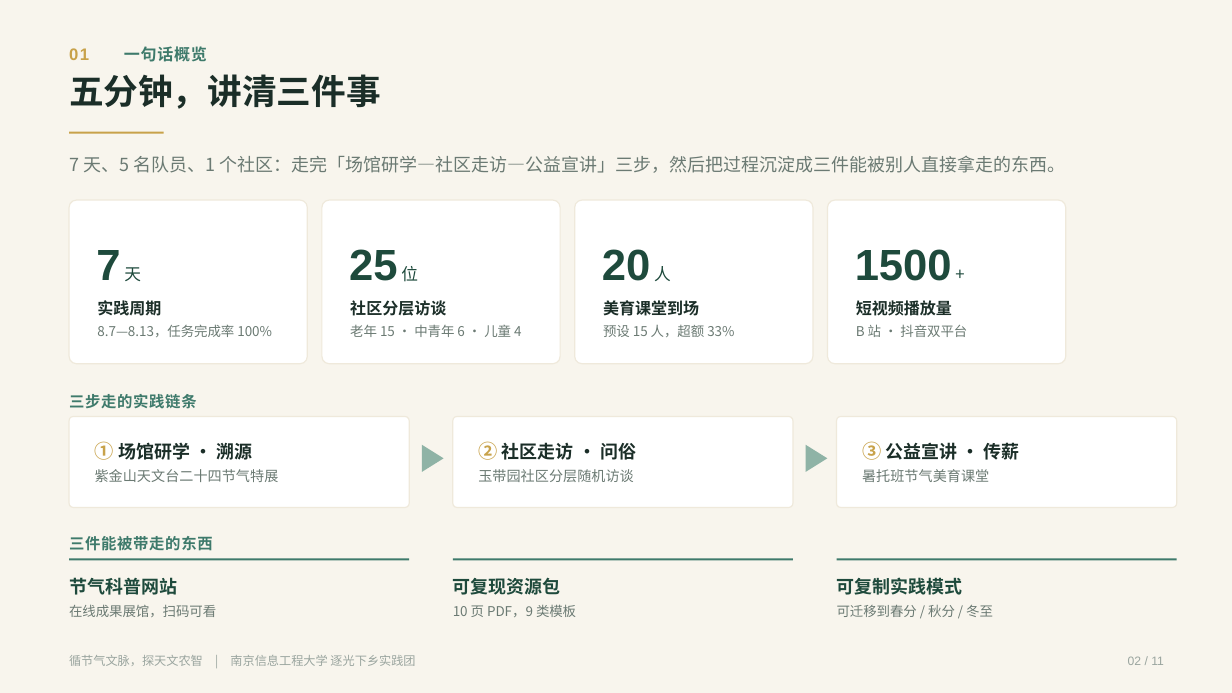
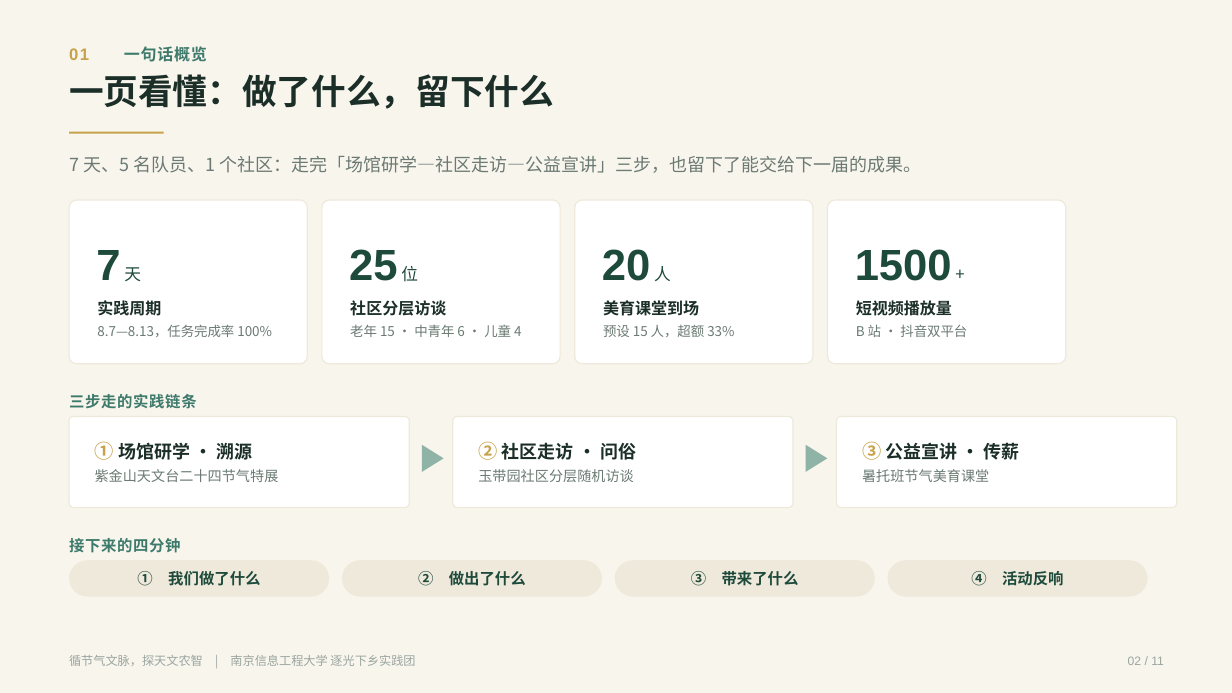
Before and after one commit to Xulu-Debug/jieqi-site, a slide deck: slide 2 of docs/答辩/答辩PPT-5分钟.pptx. Drawn at 1232x693 pixels with LibreOffice and Linux fonts; fonts in the diff are those of the drawing. Boxes give left, top, right and bottom in pixels: in the first picture for what was removed or moved away, otherwise in the second. Text is boxed around its words. In the diff, an @@ line names an element or a change of style, - is before the commit and + after.

```diff
--- a/docs/答辩/答辩PPT-5分钟.pptx
+++ b/docs/答辩/答辩PPT-5分钟.pptx
@@ text at (x1=69, y1=74, x2=554, y2=109): text changed @@
-五分钟，讲清三件事
+一页看懂：做了什么，留下什么
@@ text at (x1=69, y1=156, x2=921, y2=173): text changed @@
-7 天、5 名队员、1 个社区：走完「场馆研学—社区走访—公益宣讲」三步，然后把过程沉淀成三件能被别人直接拿走的东西。
+7 天、5 名队员、1 个社区：走完「场馆研学—社区走访—公益宣讲」三步，也留下了能交给下一届的成果。
@@ text at (x1=69, y1=538, x2=181, y2=553): text changed @@
-三件能被带走的东西
+接下来的四分钟
@@ rectangle removed at (x1=69, y1=558, x2=409, y2=560) @@
@@ rounded rectangle added at (x1=69, y1=560, x2=329, y2=596), fill #EFE9DB, 12 pt, text #1E4A3C, bold @@
+① 我们做了什么
@@ rounded rectangle added at (x1=342, y1=560, x2=602, y2=596), fill #EFE9DB, 12 pt, text #1E4A3C, bold @@
+② 做出了什么
@@ rectangle removed at (x1=453, y1=558, x2=793, y2=560) @@
@@ rounded rectangle added at (x1=615, y1=560, x2=874, y2=596), fill #EFE9DB, 12 pt, text #1E4A3C, bold @@
+③ 带来了什么
@@ rectangle removed at (x1=837, y1=558, x2=1177, y2=560) @@
@@ rounded rectangle added at (x1=888, y1=560, x2=1148, y2=596), fill #EFE9DB, 12 pt, text #1E4A3C, bold @@
+④ 活动反响
@@ text removed at (x1=69, y1=577, x2=177, y2=595) @@
-节气科普网站
@@ text removed at (x1=453, y1=577, x2=561, y2=595) @@
-可复现资源包
@@ text removed at (x1=837, y1=577, x2=963, y2=595) @@
-可复制实践模式
@@ text removed at (x1=69, y1=604, x2=216, y2=617) @@
-在线成果展馆，扫码可看
@@ text removed at (x1=453, y1=605, x2=576, y2=617) @@
-10 页 PDF，9 类模板
@@ text removed at (x1=837, y1=605, x2=993, y2=617) @@
-可迁移到春分 / 秋分 / 冬至
```
Also in this commit, not shown: 8 other slides changed, 2 slides added, 2 slides removed.
